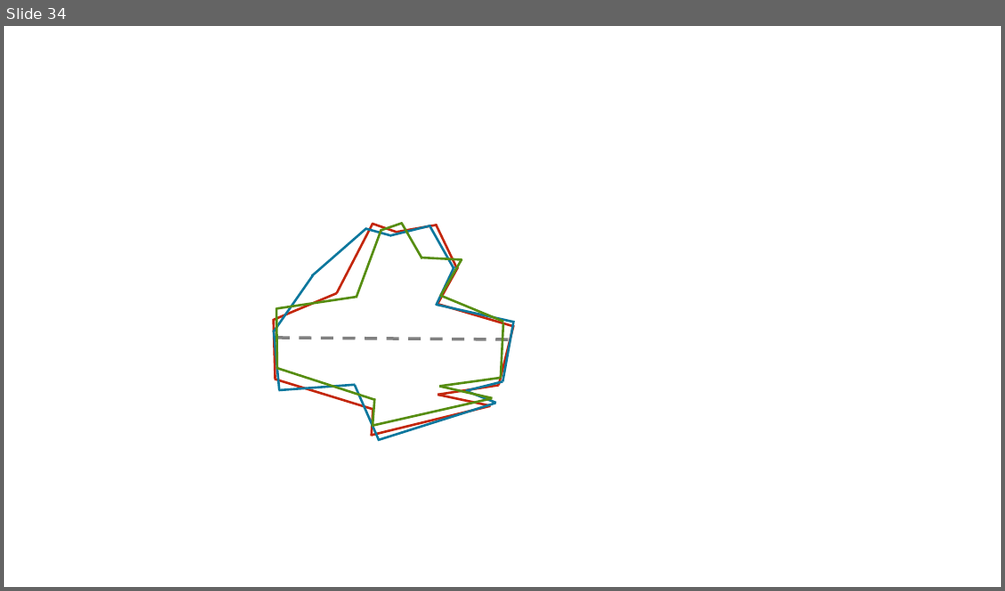
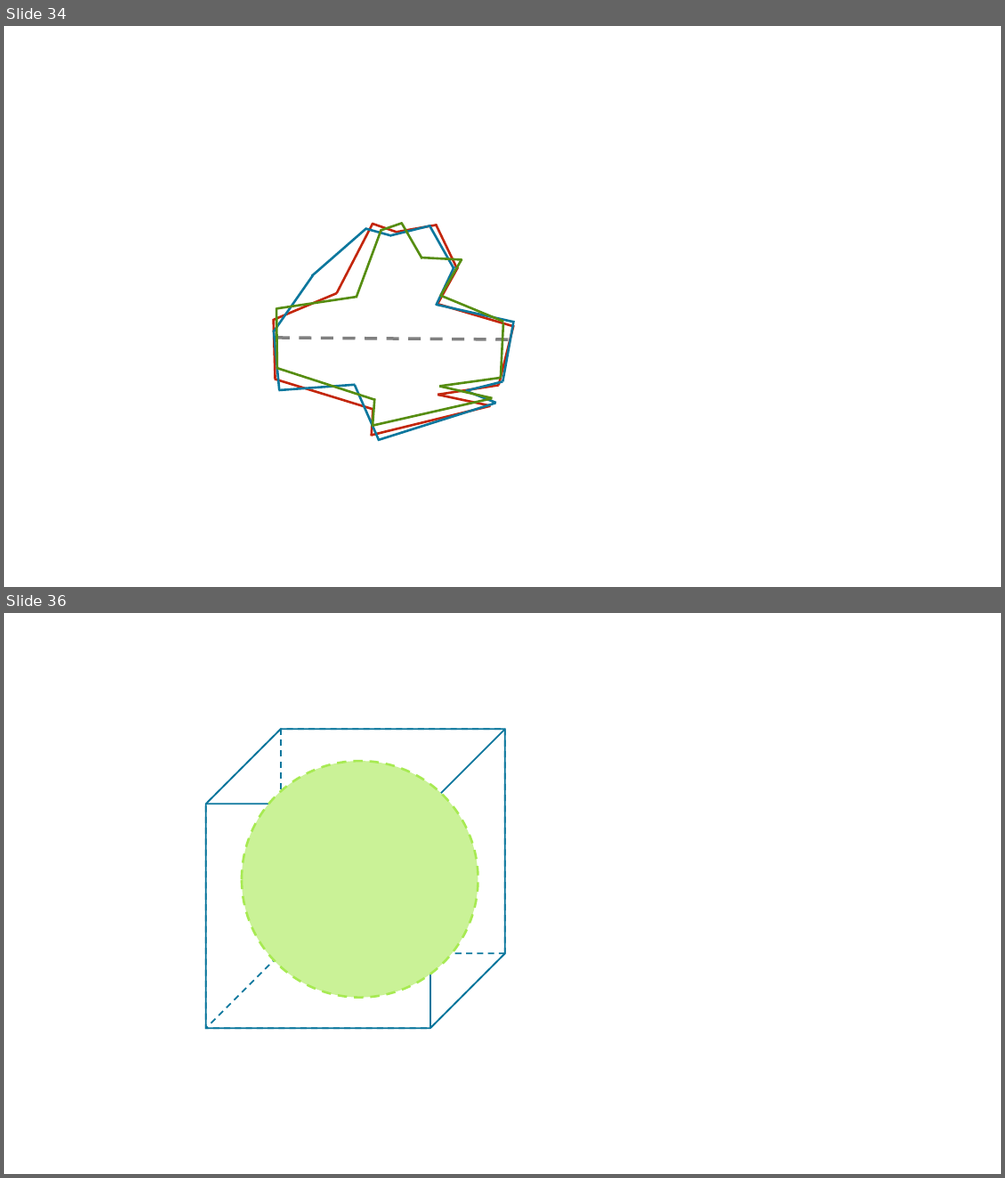
Before and after one commit to Multiscale-Biological-Modeling-Course/Multiscale-Biological-Modeling-Course.github.io, a slide deck: figures/MMBS Figures.pptx. Shown one above the other, each under a label of ours: slide 34 before the commit, slides 34 and 36 after it; the slides between them are not shown. The pictures are 1005x591 and 1005x1178 pixels, drawn with LibreOffice and Linux fonts; fonts in the diff are those of the drawing. Boxes give left, top, right and bottom in pixels: in the first picture for what was removed or moved away, otherwise in the second. Text is boxed around its words. In the diff, an @@ line names an element or a change of style, - is before the commit and + after.

```diff
--- a/figures/MMBS Figures.pptx
+++ b/figures/MMBS Figures.pptx
@@ slide 36 added at [4,613,1001,1174], background #FFFFFF @@
@@ cube added at [206,729,505,1028], outline #0C779D 1.5 pt @@
@@ cube added at [206,729,505,1028], outline #0C779D 1.5 pt dashed @@
@@ ellipse added at [242,761,478,997], fill #CAF297, outline #A7EA52 2.25 pt dashed @@
```
Also in this commit, not shown: 2 other slides added, 3 other files.
